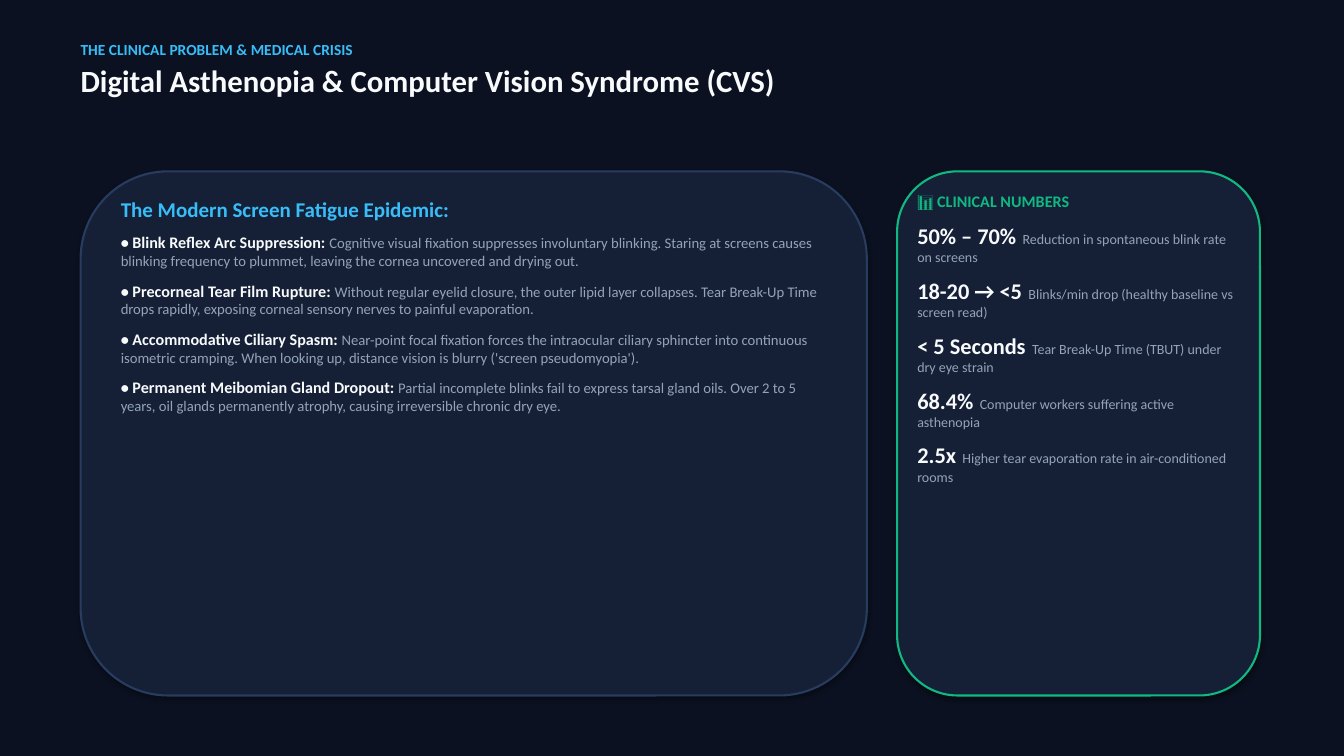
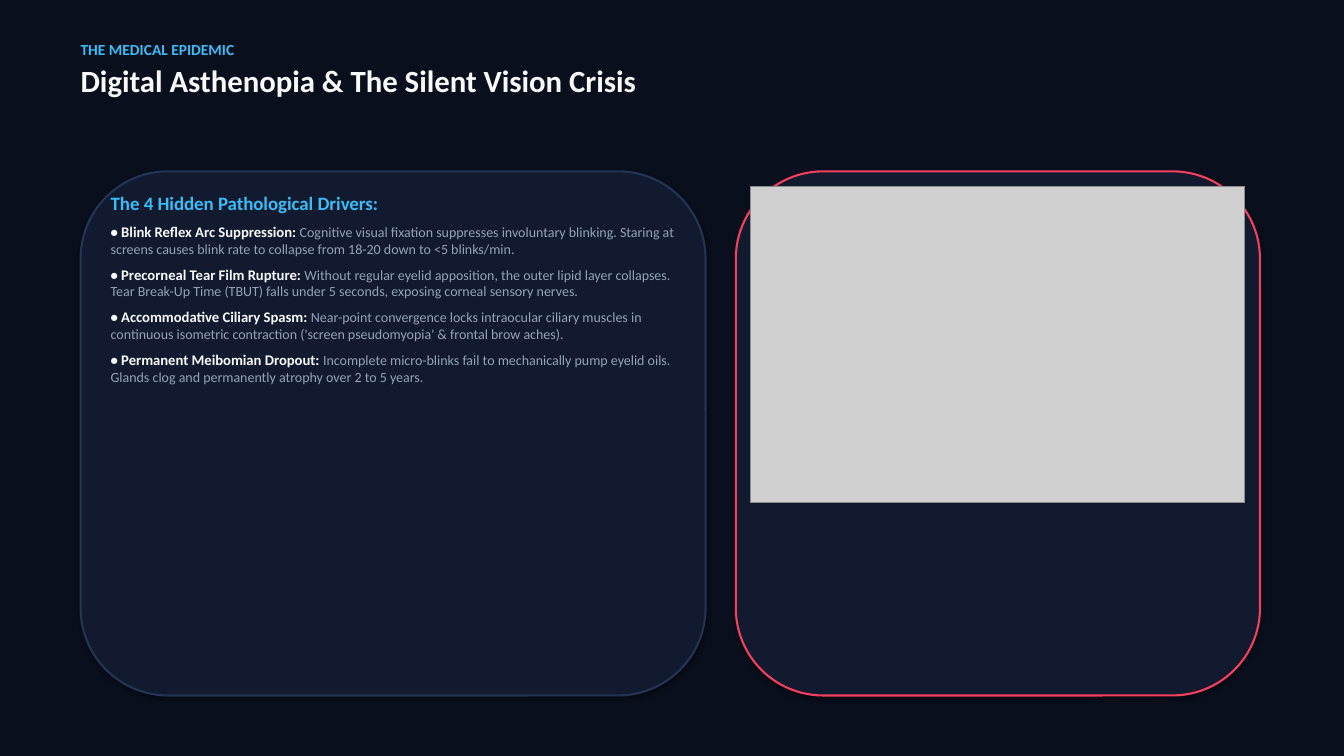
Before and after one commit to Akansha-695/AsthenoZero, a slide deck: slide 2 of output/presentation/AsthenoZero_Presentation.pptx. Drawn at 1344x756 pixels with LibreOffice and Linux fonts; fonts in the diff are those of the drawing; grey boxes stand for pictures. Boxes give left, top, right and bottom in pixels: in the first picture for what was removed or moved away, otherwise in the second. Text is boxed around its words. In the diff, an @@ line names an element or a change of style, - is before the commit and + after.

Commit message:
Redesign presentation with images, dark health-tech theme, and scientific charts

```diff
--- a/output/presentation/AsthenoZero_Presentation.pptx
+++ b/output/presentation/AsthenoZero_Presentation.pptx
@@ background #0B1120 to #0A0F1D @@
@@ text at (81,45,636,98): text changed @@
-THE CLINICAL PROBLEM & MEDICAL CRISIS
-Digital Asthenopia & Computer Vision Syndrome (CVS)
+THE MEDICAL EPIDEMIC
+Digital Asthenopia & The Silent Vision Crisis
@@ rounded rectangle: place and size @@
-rounded rectangle at (81,171,867,696)
+rounded rectangle at (81,171,706,696)
@@ rounded rectangle at (81,171,706,696): fill #152036 to #111A2E; outline #283C5F 1.5 pt to #233454 1.5 pt @@
@@ rounded rectangle: place and size @@
-rounded rectangle at (897,171,1260,696)
+rounded rectangle at (736,171,1260,696)
@@ rounded rectangle at (736,171,1260,696): fill #152036 to #111A2E; outline #10B981 1.5 pt to #F43F5E 1.5 pt @@
@@ text at (111,196,674,385): text changed; size 10.5 to 10 pt @@
-The Modern Screen Fatigue Epidemic:
-• Blink Reflex Arc Suppression: Cognitive visual fixation suppresses involuntary blinking. Staring at screens causes blinking frequency to plummet, leaving the cornea uncovered and drying out.
-• Precorneal Tear Film Rupture: Without regular eyelid closure, the outer lipid layer collapses. Tear Break-Up Time drops rapidly, exposing corneal sensory nerves to painful evaporation.
-• Accommodative Ciliary Spasm: Near-point focal fixation forces the intraocular ciliary sphincter into continuous isometric cramping. When looking up, distance vision is blurry ('screen pseudomyopia').
-• Permanent Meibomian Gland Dropout: Partial incomplete blinks fail to express tarsal gland oils. Over 2 to 5 years, oil glands permanently atrophy, causing irreversible chronic dry eye.
+The 4 Hidden Pathological Drivers:
+• Blink Reflex Arc Suppression: Cognitive visual fixation suppresses involuntary blinking. Staring at screens causes blink rate to collapse from 18-20 down to <5 blinks/min.
+• Precorneal Tear Film Rupture: Without regular eyelid apposition, the outer lipid layer collapses. Tear Break-Up Time (TBUT) falls under 5 seconds, exposing corneal sensory nerves.
+• Accommodative Ciliary Spasm: Near-point convergence locks intraocular ciliary muscles in continuous isometric contraction ('screen pseudomyopia' & frontal brow aches).
+• Permanent Meibomian Dropout: Incomplete micro-blinks fail to mechanically pump eyelid oils. Glands clog and permanently atrophy over 2 to 5 years.
@@ picture added at (751,187,1245,503) @@
@@ text removed at (917,196,1233,482) @@
-📊 CLINICAL NUMBERS
-50% – 70% Reduction in spontaneous blink rate on screens
-18-20 → <5 Blinks/min drop (healthy baseline vs screen read)
-< 5 Seconds Tear Break-Up Time (TBUT) under dry eye strain
-68.4% Computer workers suffering active asthenopia
-2.5x Higher tear evaporation rate in air-conditioned rooms
```
Also in this commit, not shown: 12 other slides changed, 2 slides added, 2 slides removed, 13 other files.
